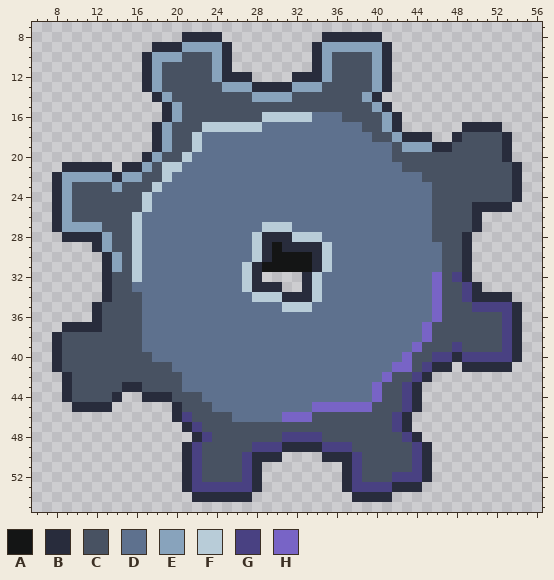
A pixel-art sprite gets an edit: Game/Assets/Environment/Gears4.png. The picture above is the old version.
The file is 64x64 pixels. Colours within 5 levels of each other are drawn and written as one. Shown: x 6..56, y 7..55.
Palette (. is transparent): A #141515  B #282c3c  C #485262  D #5e718e  E #88a3bc  F #b8ccd8  G #494182  H #7864c6
Pixels before, first column x 8:
 8 .............BBBB..........BBBBBB..............
 9 ..........BBBEEEEB........BEEEEEEB.............
10 .........BEEECCCEB........BECCCCEB.............
11 .........BECCCCCEB........BECCCCEB.............
12 .........BECCCCCEBBB....BBBECCCCEB.............
13 .........BECCCCCCEEEBBBBEEECCCCCEB.............
14 ..........BECCCCCCCCEEEECCCCCCCEB..............
15 ...........BECCCCCCCCCCCCCCCCCCCEB.............
16 ...........BECCCCCCCCFFFFFDDDCCCCEB............
17 ..........BECCCFFFFFFDDDDDDDDDDCCEB......BBBB..
18 ..........BECCFDDDDDDDDDDDDDDDDDCCEBBB..BCCCCB.
19 ..........BECCFDDDDDDDDDDDDDDDDDDDCEEEBBCCCCCB.
20 .........BECCFDDDDDDDDDDDDDDDDDDDDCCCCCCCCCCCB.
21 .BBBBB.BBECFFDDDDDDDDDDDDDDDDDDDDDDCCCCCCCCCCCB
22 BEEEEEBEECCFDDDDDDDDDDDDDDDDDDDDDDDDDCCCCCCCCCB
23 BECCCCECCCFDDDDDDDDDDDDDDDDDDDDDDDDDDDCCCCCCCCB
24 BECCCCCCCFDDDDDDDDDDDDDDDDDDDDDDDDDDDDCCCCCCCCB
25 BECCCCCCCFDDDDDDDDDDDDDDDDDDDDDDDDDDDDCCCCBBBB.
26 BECCCCCCFDDDDDDDDDDDDDDDDDDDDDDDDDDDDDCCCCB....
27 BEEEECCCFDDDDDDDDDDDDFFFDDDDDDDDDDDDDDCCCCB....
28 .BBBBECCFDDDDDDDDDDDFBBBFFFDDDDDDDDDDDCCCB.....
29 ....BECCFDDDDDDDDDDDFBABBBBFDDDDDDDDDDDCCB.....
30 .....BECFDDDDDDDDDDDFBAAAABFDDDDDDDDDDDCCB.....
31 .....BECFDDDDDDDDDDFBAAAAABFDDDDDDDDDDDCCB.....
32 .....BCCFDDDDDDDDDDFB....BFDDDDDDDDDDDHCGB.....
33 .....BCCDDDDDDDDDDDFBBB..BFDDDDDDDDDDDHCCGB....
34 .....BCCCDDDDDDDDDDDFFFBBBFDDDDDDDDDDDHCCGBBBB.
35 ....BCCCCDDDDDDDDDDDDDDFFFDDDDDDDDDDDDHCCCGGGGB
36 ....BCCCCDDDDDDDDDDDDDDDDDDDDDDDDDDDDDHCCCCCCGB
37 .BBBBCCCCDDDDDDDDDDDDDDDDDDDDDDDDDDDDHCCCCCCCGB
38 BCCCCCCCCDDDDDDDDDDDDDDDDDDDDDDDDDDDDHCCCCCCCGB
39 BCCCCCCCCDDDDDDDDDDDDDDDDDDDDDDDDDDDHCCCGCCCCGB
40 BCCCCCCCCCDDDDDDDDDDDDDDDDDDDDDDDDDHCCGGBGGGGGB
41 BCCCCCCCCCCCDDDDDDDDDDDDDDDDDDDDDDHHCGBB.BBBBB.
42 .BCCCCCCCCCCCDDDDDDDDDDDDDDDDDDDDHCCGB.........
43 .BCCCCCBBCCCCDDDDDDDDDDDDDDDDDDDHCCGB..........
44 .BCCCCB..BBBCCCDDDDDDDDDDDDDDDDDHCCGB..........
45 ..BBBB......BCCCDDDDDDDDDDHHHHHHCCCGB..........
46 ............BGCCCCDDDDDHHHCCCCCCCCGB...........
47 .............BGCCCCCCCCCCCCCCCCCCCGB...........
48 ..............BGCCCCCCCGGGGCCCCCCCCGB..........
49 .............BGCCCCCGGGBBBBGGGCCCCCCGB.........
50 .............BGCCCCGBBB....BBBGCCCCCGB.........
51 .............BGCCCCGB........BGCCCCCGB.........
52 .............BGCCCCGB........BGCCCGGGB.........
53 .............BGGGGGGB........BGGGGBBB..........
54 ..............BBBBBB..........BBBB.............
The result:
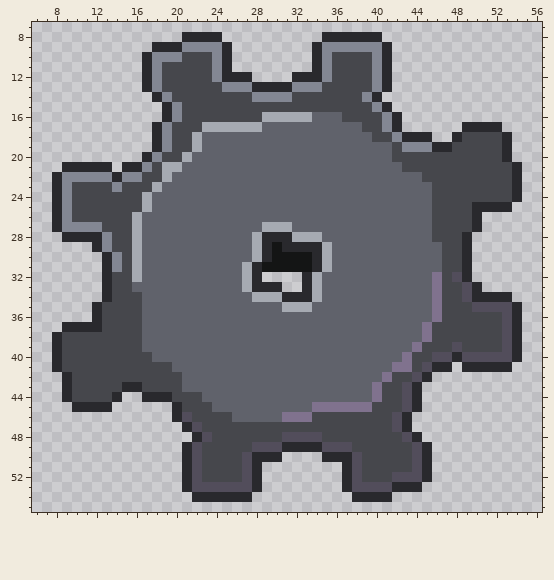
Change:
colour B: #282c3c -> #29292d
colour C: #485262 -> #46474c
colour D: #5e718e -> #60626b
colour E: #88a3bc -> #838793
colour F: #b8ccd8 -> #a6aab2
colour G: #494182 -> #524d5b
colour H: #7864c6 -> #80728e
